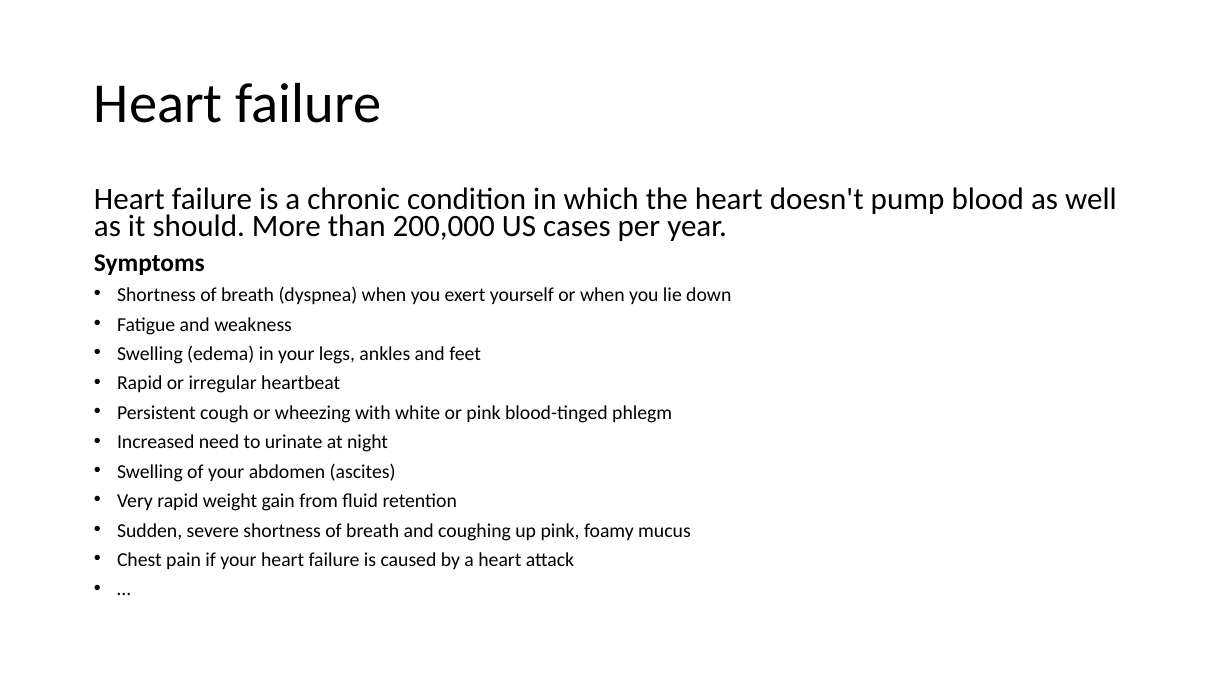
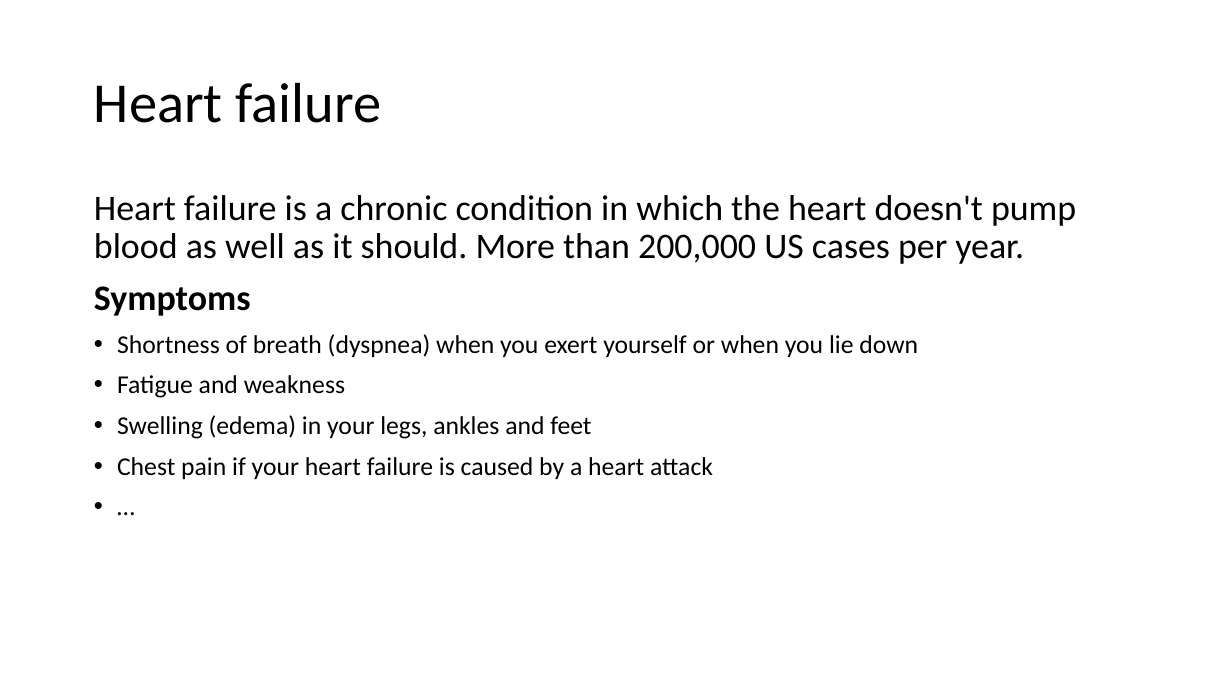
Before and after one commit to kaidaning/Kaida_Holmusk_task, a slide deck: slide 2 of Presentation_KaidaNing.pptx. Drawn at 1232x693 pixels with LibreOffice and Linux fonts; fonts in the diff are those of the drawing. Boxes give left, top, right and bottom in pixels: in the first picture for what was removed or moved away, otherwise in the second. Text is boxed around its words. In the diff, an @@ line names an element or a change of style, - is before the commit and + after.

```diff
--- a/Presentation_KaidaNing.pptx
+++ b/Presentation_KaidaNing.pptx
@@ text "Heart failure is a chronic ..." at (94, 195, 1076, 479): size 24.2 to 28 pt in "Heart failure is a chronic condition in ..."; size 19.8 to 28 pt in "Symptoms"; size 15.4 to 20 pt in "Shortness of breath (dyspnea) when you exert ...", "Fatigue and weakness", "Swelling (edema) in your legs, ankles and ...", "Chest pain if your heart failure is ..." and 1 more places; line spacing 0.7 to 0.9 @@
@@ text at (117, 375, 691, 541): paragraphs removed @@
-• Rapid or irregular heartbeat
-• Persistent cough or wheezing with white or pink blood-tinged phlegm
-• Increased need to urinate at night
-• Swelling of your abdomen (ascites)
-• Very rapid weight gain from fluid retention
-• Sudden, severe shortness of breath and coughing up pink, foamy mucus
```
Also in this commit, not shown: 9 other slides changed.
